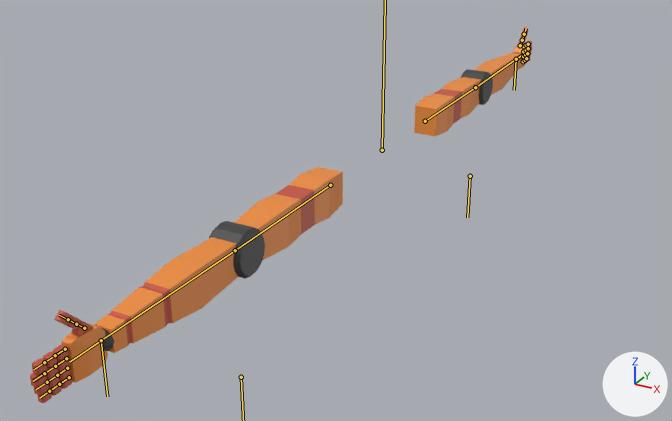
An edit to the Blender file Assets/PlayerArms.blend, drawn before and after from the same camera.
Both versions are drawn from a 50 mm lens placed at (0.694, -1.435, 0.578), pointed at (-0.038, -0.105, -0.087). Lighting does not change. The marker at lower right points along +X, +Y and +Z. The bones that bend it are drawn over the model as lines.

Objects in the first picture: 'Player_Mesh'.
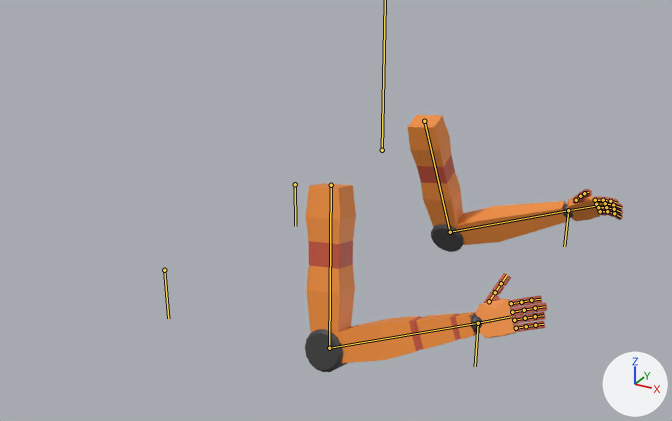
The newer file adds an action. The first version stands in its rest pose; the second is drawn at frame 6 of the action 'Run'.

Changed parts and their boxes (x1, y1, x2, y2) in the pictures (672 x 421 px):
'Player_Mesh', posed (37% narrower, 32% shorter): before (30, 27, 532, 403); after (305, 115, 623, 372)
bone 'RHand', root to tip: before (101, 340) to (69, 362); after (478, 323) to (511, 316)
bone 'RPointer1', root to tip: before (65, 349) to (55, 355); after (511, 303) to (521, 302)
bone 'RPointer2', root to tip: before (55, 355) to (44, 362); after (521, 302) to (531, 300)
bone 'RMiddle1', root to tip: before (66, 358) to (55, 366); after (512, 312) to (524, 310)
bone 'RMiddle2', root to tip: before (55, 366) to (44, 373); after (524, 310) to (535, 308)
bone 'RRing1', root to tip: before (67, 368) to (57, 375); after (514, 320) to (525, 318)
bone 'RRing2', root to tip: before (57, 375) to (47, 382); after (525, 318) to (535, 316)
bone 'RRing3', root to tip: before (47, 382) to (36, 389); after (535, 316) to (543, 315)
bone 'RPinky1', root to tip: before (69, 377) to (59, 384); after (516, 328) to (526, 326)
bone 'RPinky2', root to tip: before (59, 384) to (49, 391); after (526, 326) to (535, 325)
bone 'RThumb2', root to tip: before (76, 324) to (68, 319); after (495, 292) to (501, 283)
bone 'RThumb3', root to tip: before (68, 319) to (59, 315); after (501, 283) to (507, 275)
bone 'RHandIK', root to tip: before (101, 340) to (107, 396); after (478, 323) to (475, 366)
bone 'LHand', root to tip: before (516, 59) to (523, 54); after (568, 210) to (595, 206)
bone 'LPointer1', root to tip: before (524, 46) to (526, 45); after (595, 200) to (603, 200)
bone 'LPointer2', root to tip: before (526, 45) to (528, 44); after (603, 200) to (610, 201)
bone 'LMiddle1', root to tip: before (523, 51) to (526, 50); after (596, 204) to (605, 203)
bone 'LMiddle2', root to tip: before (526, 50) to (528, 48); after (605, 203) to (613, 205)
bone 'LRing1', root to tip: before (523, 56) to (525, 55); after (598, 207) to (606, 207)
bone 'LRing2', root to tip: before (525, 55) to (527, 53); after (606, 207) to (614, 209)
bone 'LPinky1', root to tip: before (523, 61) to (525, 60); after (600, 211) to (607, 211)
bone 'LPinky2', root to tip: before (525, 60) to (526, 58); after (607, 211) to (614, 213)
bone 'LThumb1', root to tip: before (520, 45) to (522, 40); after (576, 200) to (580, 196)
bone 'LThumb2', root to tip: before (522, 40) to (524, 34); after (580, 196) to (584, 193)
bone 'LHandIK', root to tip: before (516, 59) to (514, 90); after (568, 210) to (564, 246)
bone 'LElbow', root to tip: before (470, 176) to (467, 217); after (295, 184) to (295, 226)

What the commit changed:
Bone 'RHand' (bone_rhand) turns from (0, 0, 0) to (0, -12, -11) degrees about its own x, y and z.
Bone 'RPointer1' (bone_rpointer1) turns from (0, 0, 0) to (0, 0, -12) degrees about its own x, y and z.
Bone 'RPointer2' (bone_rpointer2) turns from (0, 0, 0) to (0, 0, -12) degrees about its own x, y and z.
Bone 'RMiddle1' (bone_rmiddle1) turns from (0, 0, 0) to (0, 0, -9) degrees about its own x, y and z.
Bone 'RMiddle2' (bone_rmiddle2) turns from (0, 0, 0) to (0, 0, -9) degrees about its own x, y and z.
Bone 'RRing1' (bone_rring1) turns from (0, 0, 0) to (0, 0, -16) degrees about its own x, y and z.
Bone 'RRing2' (bone_rring2) turns from (0, 0, 0) to (0, 0, -16) degrees about its own x, y and z.
Bone 'RRing3' (bone_rring3) turns from (0, 0, 0) to (0, 0, -16) degrees about its own x, y and z.
Bone 'RPinky1' (bone_rpinky1) turns from (0, 0, 0) to (0, 0, -16) degrees about its own x, y and z.
Bone 'RPinky2' (bone_rpinky2) turns from (0, 0, 0) to (0, 0, -16) degrees about its own x, y and z.
Bone 'RThumb2' (bone_rthumb2) turns from (0, 0, 0) to (0, 0, -4) degrees about its own x, y and z.
Bone 'RThumb3' (bone_rthumb3) turns from (0, 0, 0) to (0, 0, -4) degrees about its own x, y and z.
Bone 'RHandIK' (bone_rhandik) moves from (0.0, 0.0, 0.0) to (0.287, 0.153, 0.5).
Bone 'RElbow' (bone_relbow) moves from (0.0, 0.0, 0.0) to (-0.333, 0.01, 0.237).
Bone 'LHand' (bone_lhand) turns from (0, 0, 0) to (10, 19, 10) degrees about its own x, y and z.
Bone 'LPointer1' (bone_lpointer1) turns from (0, 0, 0) to (-10, 0, 0) degrees about its own x, y and z.
Bone 'LPointer2' (bone_lpointer2) turns from (0, 0, 0) to (-10, 0, 0) degrees about its own x, y and z.
Bone 'LMiddle1' (bone_lmiddle1) turns from (0, 0, 0) to (-10, 0, 0) degrees about its own x, y and z.
Bone 'LMiddle2' (bone_lmiddle2) turns from (0, 0, 0) to (-10, 0, 0) degrees about its own x, y and z.
Bone 'LRing1' (bone_lring1) turns from (0, 0, 0) to (-12, 0, 0) degrees about its own x, y and z.
Bone 'LRing2' (bone_lring2) turns from (0, 0, 0) to (-12, 0, 0) degrees about its own x, y and z.
Bone 'LPinky1' (bone_lpinky1) turns from (0, 0, 0) to (-14, 0, 0) degrees about its own x, y and z.
Bone 'LPinky2' (bone_lpinky2) turns from (0, 0, 0) to (-14, 0, 0) degrees about its own x, y and z.
Bone 'LThumb1' (bone_lthumb1) turns from (0, 0, 0) to (0, 0, -8) degrees about its own x, y and z.
Bone 'LThumb2' (bone_lthumb2) turns from (0, 0, 0) to (0, 0, -8) degrees about its own x, y and z.
Bone 'LHandIK' (bone_lhandik) moves from (0.0, 0.0, 0.0) to (0.288, 0.152, -0.5).
Bone 'LElbow' (bone_lelbow) moves from (0.0, 0.0, 0.0) to (-0.333, 0.004, -0.229).
